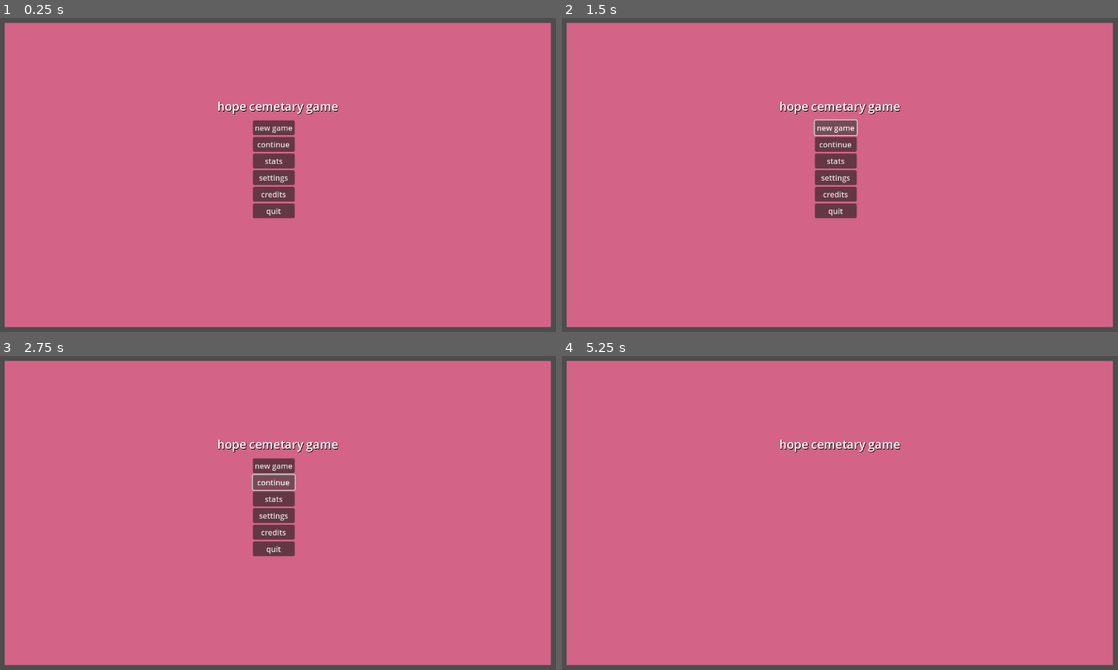
Above: before the commit, frames 1-4 (two rows, left to right).
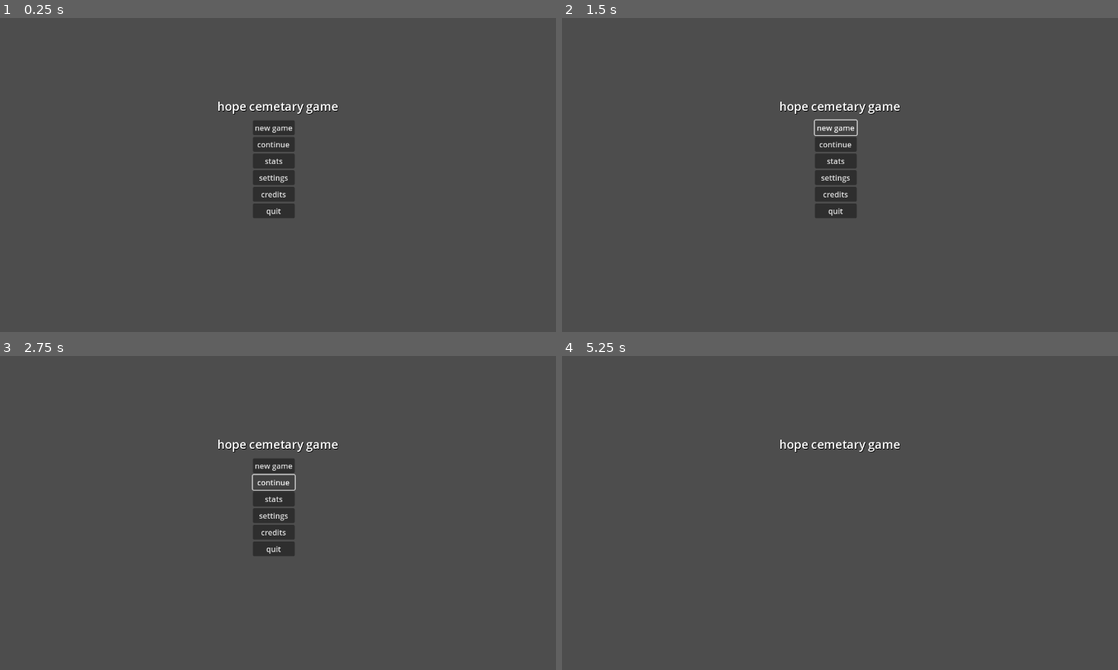
Above: after the commit, the same moments.

Repository: SpeedyGame/hope-cemetery-game
Game: Godot game, scene res://main_menu.tscn
Same seed, same stepped clock (60 frames per second), same inputs: the game is played once before the commit and once after it.
Inputs:
- Up to frame 1 (0.25 s): no input
- Up to frame 2 (1.5 s): click "new game" at 0.5 s; click "new game" at 1.25 s
- Up to frame 3 (2.75 s): click "continue" at 2 s
- Up to frame 4 (5.25 s): click "continue" at 2.75 s; click "stats" at 3.5 s; click "time spent" (after the commit: "time spent:") at 4.25 s; click "progress" at 5 s

The runs differ from the first frame. In frame 1, 95% of the frame differs, in the area x 0-100%, y 1-99%; in frame 2, 95%; in frame 3, 95%; in frame 4, 95%.
Error after the commit: Invalid assignment of property or key 'text' with value of type 'String' on a base object of type 'null instance'. (res://main_menu.gd:64)

Commit message:
time spent (error)

Diff:
--- a/main_menu.gd
+++ b/main_menu.gd
@@ -3,6 +3,8 @@
 @onready var credits = $credits
 @onready var stats = $stats
 @onready var main_menu = $VBoxContainer
+@onready var time_label = $stats/time_label
+var playtime_s: float = 0.0
 
 func _ready():
 	settings.visible = false
@@ -53,10 +55,13 @@
 func _on_achievements_pressed() -> void:
 	pass # Replace with function body.
 
+func _process(delta: float) -> void:
+	playtime_s += delta
 
 func _on_time_spent_pressed() -> void:
-	pass # Replace with function body.
-
+	var hours = playtime_s / 3600.0
+	var msg = "Time spent playing: %.2f hours" % hours
+	time_label.text = msg
 
 func _on_days_pressed() -> void:
 	pass # Replace with function body.
--- a/main_menu.tscn
+++ b/main_menu.tscn
@@ -299,7 +299,15 @@
 offset_bottom = 42.5
 grow_horizontal = 2
 grow_vertical = 2
-text = "time spent"
+text = "time spent:                     "
+
+[node name="time_label" type="Label" parent="stats/Control/stats popup"]
+layout_mode = 0
+offset_left = 228.0
+offset_top = 151.0
+offset_right = 287.0
+offset_bottom = 174.0
+text = "        hrs"
 
 [node name="days" type="Button" parent="stats/Control/stats popup"]
 layout_mode = 1
@@ -331,6 +339,7 @@
 text = "< back"
 
 [node name="ColorRect" type="ColorRect" parent="."]
+visible = false
 z_index = -100
 layout_mode = 0
 offset_left = -566.0
